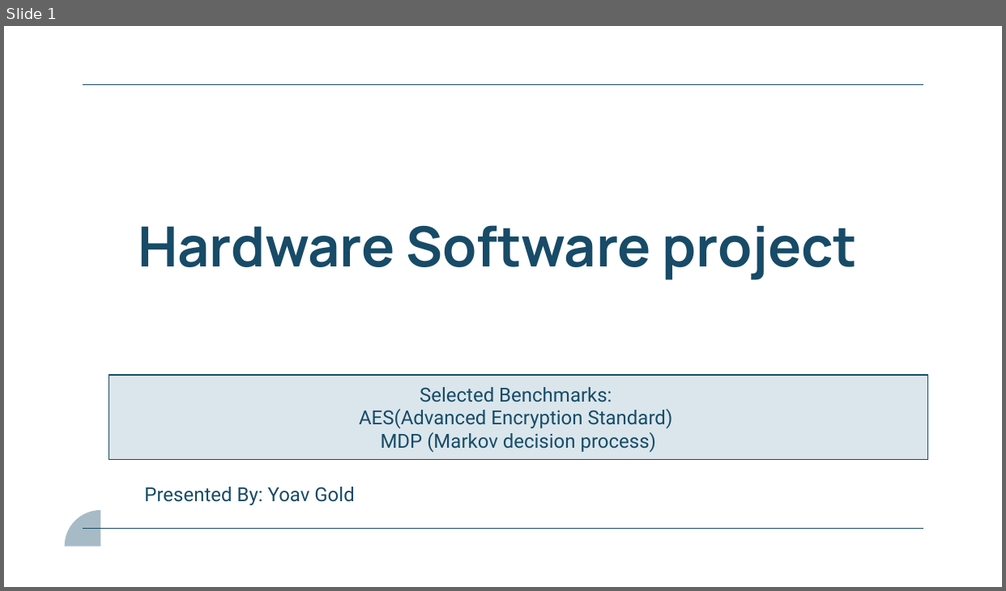
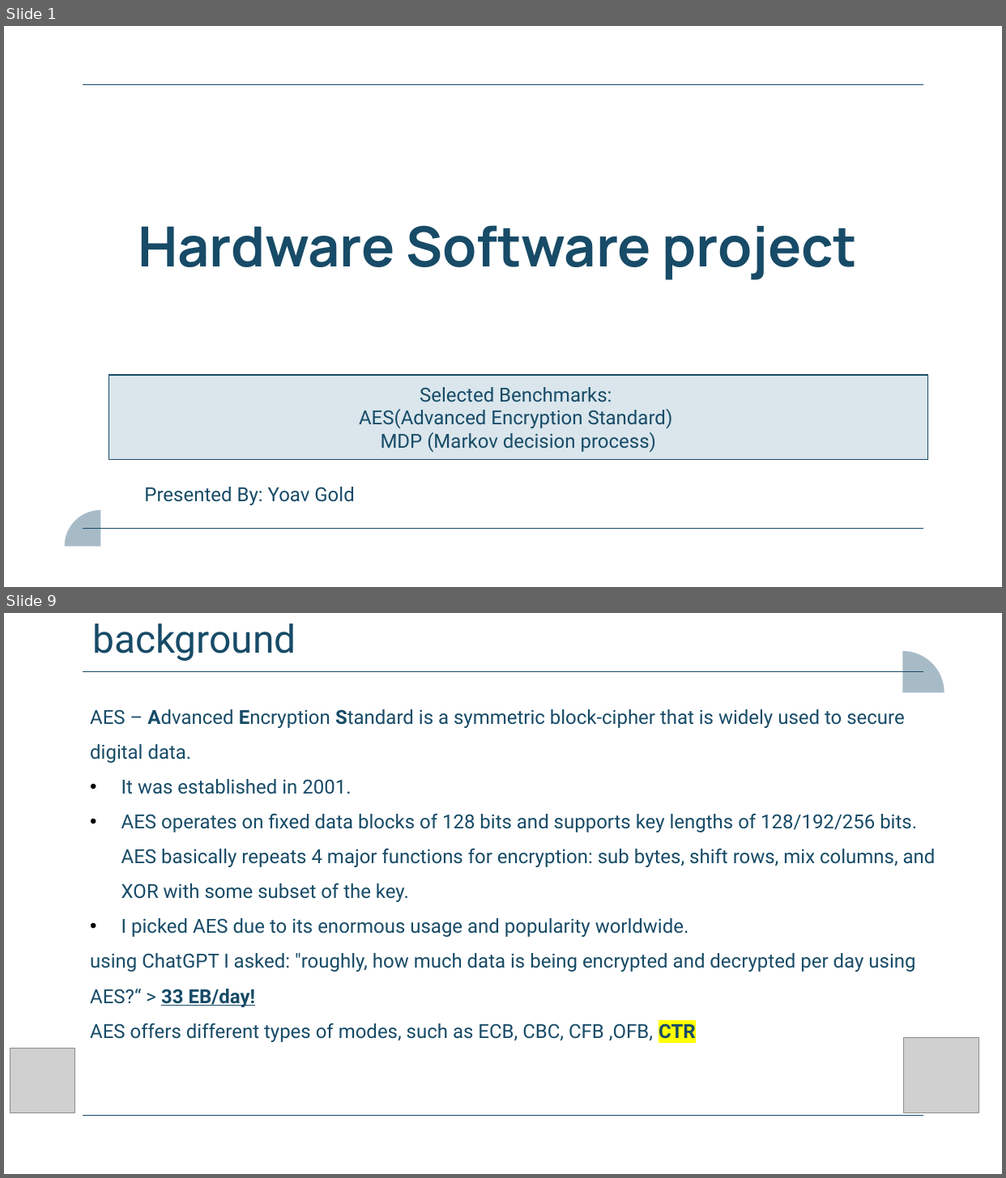
Before and after one commit to YoavGold/hw_sw_project, a slide deck: presentation/final_presentation.pptx. Shown one above the other, each under a label of ours: slide 1 before the commit, slides 1 and 9 after it; the slides between them are not shown. The pictures are 1006x591 and 1006x1178 pixels, drawn with LibreOffice and Linux fonts; fonts in the diff are those of the drawing; grey boxes stand for pictures. Boxes give left, top, right and bottom in pixels: in the first picture for what was removed or moved away, otherwise in the second. Text is boxed around its words. In the diff, an @@ line names an element or a change of style, - is before the commit and + after.

```diff
--- a/presentation/final_presentation.pptx
+++ b/presentation/final_presentation.pptx
@@ slide 9 added at (x1=4, y1=613, x2=1002, y2=1174), background #FFFFFF; not listed: 2 template elements that a slide beside it also shows @@
@@ title added at (x1=92, y1=624, x2=296, y2=661), 28 pt, text #174B67 @@
+background
@@ freeform shape added at (x1=902, y1=651, x2=944, y2=693), fill #A7BBC7 @@
@@ text added at (x1=90, y1=709, x2=936, y2=1042), 14 pt, text #174B67 @@
+AES – Advanced Encryption Standard is a symmetric block-cipher that is widely used to secure digital data.
+• It was established in 2001.
+• AES operates on fixed data blocks of 128 bits and supports key lengths of 128/192/256 bits. AES basically repeats 4 major functions for encryption: sub bytes, shift rows, mix columns, and XOR with some subset of the key.
+• I picked AES due to its enormous usage and popularity worldwide.
+  using ChatGPT I asked: "roughly, how much data is being encrypted and decrypted per day using AES?“ > 33 EB/day!
+  AES offers different types of modes, such as ECB, CBC, CFB ,OFB, CTR
@@ picture added at (x1=10, y1=1048, x2=74, y2=1113) @@
@@ picture added at (x1=903, y1=1038, x2=978, y2=1113) @@
```
Also in this commit, not shown: 1 slide changed, 37 other slides added, 1 other file.
